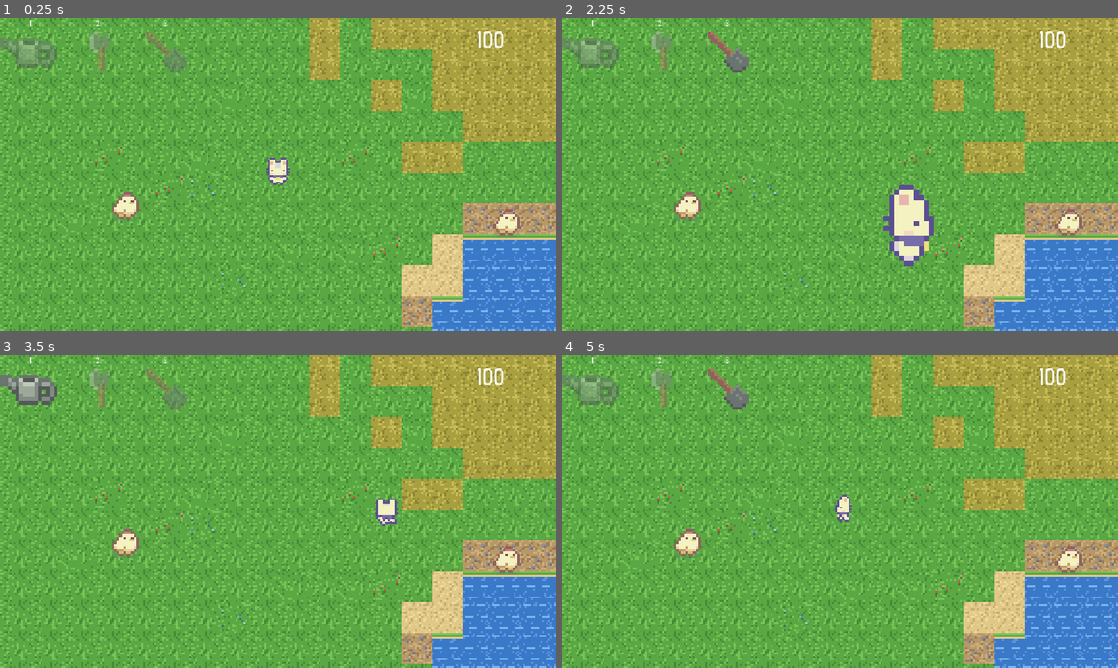
Above: before the commit, frames 1-4 (two rows, left to right).
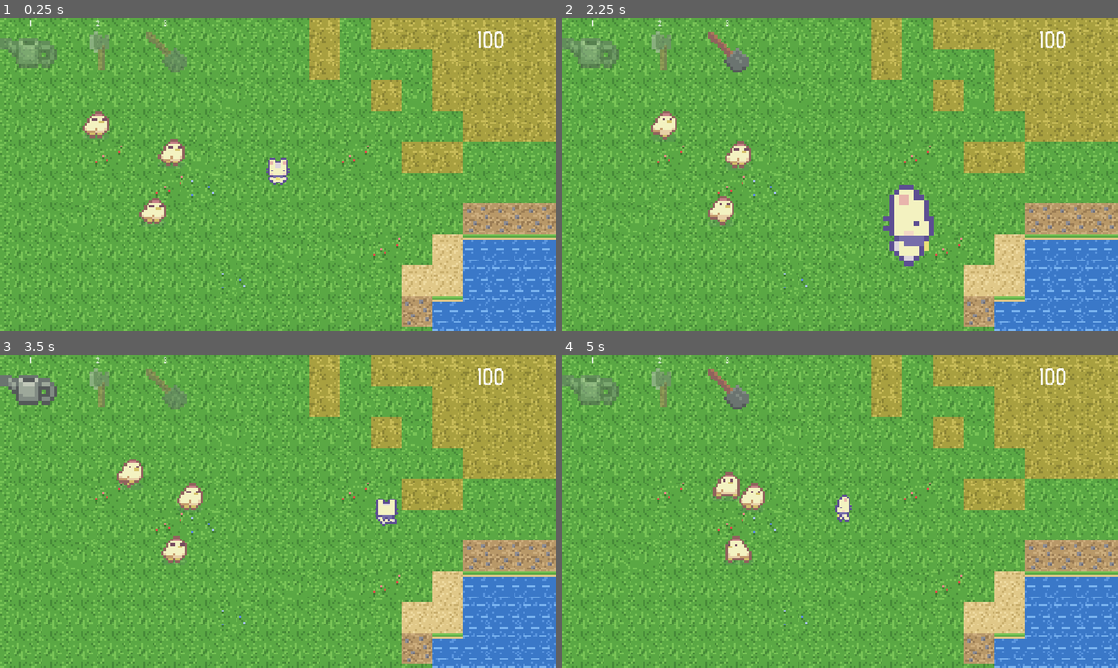
Above: after the commit, the same moments.

Repository: limidan7/an-f-sacht--my-farm-game--
Game: Godot game, scene res://Scenes/Level.tscn
Two runs of this game, one before a commit and one after it. Both use one fixed random seed, a clock stepped at 60 frames per second and the inputs below.
Inputs (mouse positions are in pixels of both pictures, inside the frame that each line leads up to):
- Up to frame 1 (0.25 s): no input
- Up to frame 2 (2.25 s): move the mouse to (962, 158) at 0.52 s; hold D (Right) 0.53-1.28 s; tap 1 (1) at 0.6 s; tap 2 (2) at 0.8, 1.35 s; move the mouse to (728, 190) at 1.27 s; hold S (Down) 1.28-2.03 s; tap 3 (3) at 1.55, 2.1 s; move the mouse to (895, 105) at 2.02 s; hold D (Right) from 2.03 s (still down); hold E (e) from 2.03 s (still down)
- Up to frame 3 (3.5 s): move the mouse to (250, 574) at 2.77 s; release D (Right) at 2.78 s; release E (e) at 2.78 s; hold W (Up) from 2.78 s (still down); tap E (e) at 2.85 s; tap 1 (1) at 3.05 s
- Up to frame 4 (5 s): move the mouse to (1006, 558) at 3.52 s; release W (Up) at 3.53 s; hold A (Left) from 3.53 s (still down); tap 1 (1) at 3.6 s; tap 2 (2) at 3.8, 4.35 s; move the mouse to (673, 464) at 4.27 s; tap 3 (3) at 4.55 s

The runs differ from the first frame. In frame 1, 1.4% of the frame differs, in the area x 14-94%, y 29-70%; in frame 2, 1.4%; in frame 3, 1.4%; in frame 4, 1.5%, in the area x 20-94%, y 37-70%.
Error before the commit: Parse Error: Expected end of statement after expression, found "Identifier" instead. (res://Scripts/chicken.gd:126)

Commit message:
Finished adding chickens following player
YESSYEYSYSYSYEYES

Diff:
--- a/farm-game-2/Scenes/Level.tscn
+++ b/farm-game-2/Scenes/Level.tscn
@@ -304,9 +304,9 @@
 [node name="Chickens" type="Node2D" parent="." unique_id=786798756]
 
 [node name="chicken 2" parent="Chickens" unique_id=585868518 instance=ExtResource("7_ienac")]
-position = Vector2(261.99997, 385.99997)
 
 [node name="chicken1" parent="Chickens" unique_id=1685971604 instance=ExtResource("7_ienac")]
-position = Vector2(1052, 421)
+
+[node name="chicken3" parent="Chickens" unique_id=1567008779 instance=ExtResource("7_ienac")]
 
 [editable path="Player"]
--- a/farm-game-2/Scripts/chicken.gd
+++ b/farm-game-2/Scripts/chicken.gd
@@ -1,8 +1,8 @@
 
 extends CharacterBody2D
-
+var is_seeds
 @onready var timer = $Timer
-@onready var Player = $"../"
+@onready var Player = $"../../Player"
 var is_acting = false
 var speed = 50.0
 
@@ -17,9 +17,10 @@
 	randspawn()
 	if position.x > 870 and position.y > 420:
 		randspawn()
-	set_deferred("disabled", true)
+	$CollisionShape2D.disabled = true
 	randaction()
 	$AnimatedSprite2D.scale = Vector2(1,1)
+
 
 
 func randspawn():
@@ -30,25 +31,26 @@
 
 
 func randaction():
-	if is_acting:
-		return
+	if Global.seed == false:
+		if is_acting:
+			return
 
-	is_acting = true
+		is_acting = true
 
-	var action = randi_range(0, 3)
+		var action = randi_range(0, 3)
 
-	match action:
-		0:
-			await idle()
-		1:
-			await walk_left()
-		2:
-			await walk_right()
-		3:
-			await randpos()
+		match action:
+			0:
+				await idle()
+			1:
+				await walk_left()
+			2:
+				await walk_right()
+			3:
+				await randpos()
 
-	is_acting = false
-	randaction()
+		is_acting = false
+		randaction()
 
 
 func idle():
@@ -64,7 +66,7 @@
 	$AnimatedSprite2D.flip_h = true
 
 
-	while position.x > target:
+	while position.x > target and Global.seed == false:
 		$AnimatedSprite2D.play("default")
 		velocity.x = -speed
 		flipcheck()
@@ -80,7 +82,7 @@
 	$AnimatedSprite2D.flip_h = false
 
 
-	while position.x < target:
+	while position.x < target and Global.seed == false:
 		$AnimatedSprite2D.play("default")
 		velocity.x = speed
 		flipcheck()
@@ -95,7 +97,7 @@
 	var targety = randf_range(min_y, max_y)
 
 
-	while position.distance_to(Vector2(targetx, targety)) > 5:
+	while position.distance_to(Vector2(targetx, targety)) > 5 and Global.seed == false:
 		var direction = (Vector2(targetx, targety) - position).normalized()
 		$AnimatedSprite2D.play("default")
 		velocity = direction * speed
@@ -123,10 +125,21 @@
 
 func seeds(delta):
 	print("Seeds function is running")
-	$AnimatedSprite2D.scale = Vector2(3,3)s
+	is_seeds = true
+	var disttoplayer = global_position.distance_to(Player.global_position)
+	print(disttoplayer, self.name)
+	var dirtoplayer = global_position.direction_to(Player.global_position)
+	velocity = (dirtoplayer*speed)
+	if velocity != Vector2.ZERO:
+		print("is velociting")
+	move_and_slide()
+
 
 func _physics_process(delta: float) -> void:
 	if Global.seed == true:
 		seeds(delta)
+	elif is_acting == false:
+		randaction()
+		$AnimatedSprite2D.scale = Vector2(1,1)
 	else:
 		$AnimatedSprite2D.scale = Vector2(1,1)
